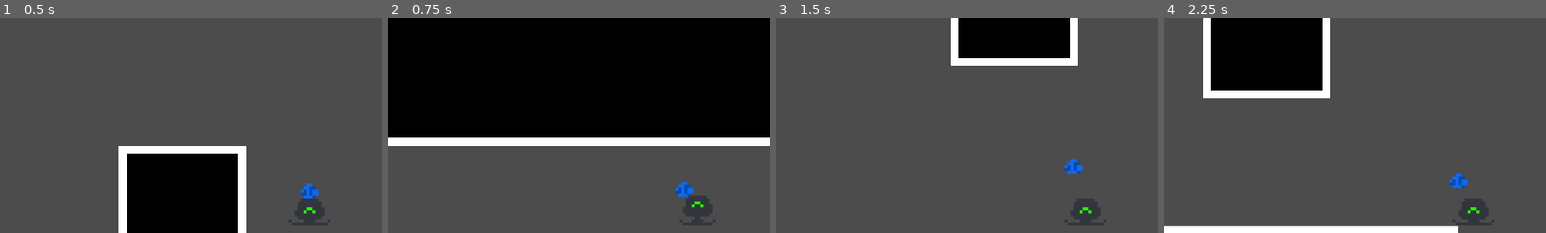
Above: before the commit, frames 1-4 (left to right).
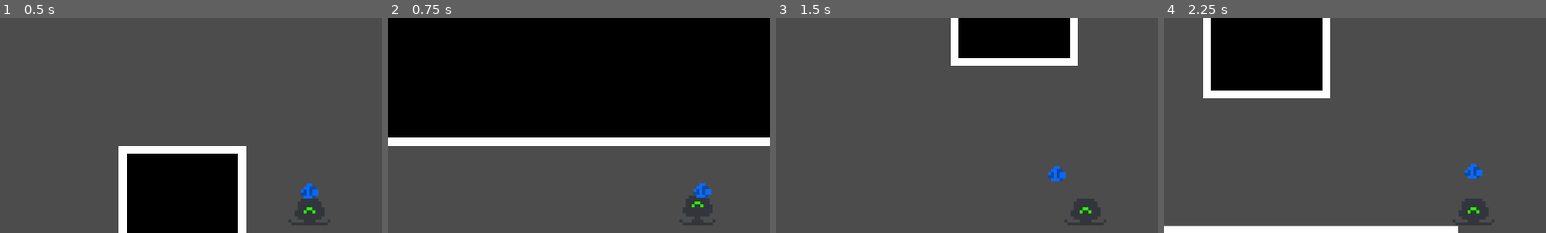
Above: after the commit, the same moments.

Repository: OneTachi/first-summer-jam-2021
Game: Godot game, scene res://World/World.tscn
The game is run twice, just before and just after one commit, with the same random seed, the same clock (stepped at 60 frames per second) and the same inputs.
Inputs (mouse positions are % of the whole screen's width and height, from its top left):
- Up to frame 1 (0.5 s): no input
- Up to frame 2 (0.75 s): tap Enter (ui_accept) at 0.5 s; move the mouse to (72, 45) at 0.52 s; hold Right (ui_right) from 0.53 s (still down); click (72, 45) at 0.67 s
- Up to frame 3 (1.5 s): tap Enter (ui_accept) at 0.77 s; move the mouse to (30, 55) at 1.27 s; release Right (ui_right) at 1.28 s; hold Down (ui_down) from 1.28 s (still down); click (30, 55) at 1.42 s
- Up to frame 4 (2.25 s): tap Enter (ui_accept) at 1.52 s; move the mouse to (60, 28) at 2.02 s; release Down (ui_down) at 2.03 s; hold Right (ui_right) from 2.03 s (still down); click (60, 28) at 2.17 s
The pictures show only the part of the screen within x 7-57%, y 2-52%; the shares and areas given below are measured in that part.

Frame 1 is identical in both runs. In frame 2, 0.5% of the frame differs, in the area x 75-85%, y 76-84%; in frame 3, 0.5%; in frame 4, 0.5%.

Commit message:
update egg throw and add coll

Diff:
--- a/Player/Egg.gd
+++ b/Player/Egg.gd
@@ -3,6 +3,9 @@
 onready var player = $"../Player"
 onready var anim = $AnimationPlayer
 onready var coll_shape = $CollisionShape2D
+
+const MAX_SPEED = 120
+const MIN_SPEED = 60
 
 enum {
 	CARRY,
@@ -12,6 +15,10 @@
 var state = CARRY
 var mouse_position
 var direction = Vector2.ZERO
+var throw_speed
+var min_speed
+var max_speed
+var friction = 1
 
 
 func _physics_process(delta):
@@ -22,8 +29,13 @@
 
 		THROW:
 			var distance = position.distance_to(mouse_position)
-			move_and_slide(direction * 50)
-			if distance < 5 or is_on_wall():
+			move_and_slide(direction * throw_speed)
+			throw_speed = clamp(throw_speed - friction, min_speed, max_speed)
+
+			if distance < 5:
+				min_speed = 0
+				friction = 5
+			if throw_speed == 0 or is_on_wall():
 				state = ON_FLOOR
 
 		ON_FLOOR:
@@ -34,5 +46,9 @@
 		mouse_position = get_global_mouse_position()
 		var egg_position = self.global_position
 		direction = egg_position.direction_to(mouse_position)
+		anim.play("still")
+		throw_speed = MAX_SPEED
+		max_speed = MAX_SPEED
+		min_speed = MIN_SPEED
 		state = THROW
-		anim.play("still")
+		friction = 1
--- a/Player/Egg.tscn
+++ b/Player/Egg.tscn
@@ -38,6 +38,12 @@
 "values": [ Vector2( 0, -6 ) ]
 }
 
+[sub_resource type="CircleShape2D" id=4]
+radius = 3.25677
+
+[sub_resource type="CircleShape2D" id=5]
+radius = 2.86869
+
 [node name="Egg" type="KinematicBody2D"]
 scale = Vector2( 0.75, 0.75 )
 collision_layer = 8
@@ -56,3 +62,17 @@
 [node name="AnimationPlayer" type="AnimationPlayer" parent="."]
 anims/carried = SubResource( 2 )
 anims/still = SubResource( 3 )
+
+[node name="Hitbox" type="Area2D" parent="."]
+collision_layer = 8
+collision_mask = 4
+
+[node name="CollisionShape2D" type="CollisionShape2D" parent="Hitbox"]
+shape = SubResource( 4 )
+
+[node name="Hurtbox" type="Area2D" parent="."]
+collision_layer = 8
+collision_mask = 4
+
+[node name="CollisionShape2D" type="CollisionShape2D" parent="Hurtbox"]
+shape = SubResource( 5 )
Not shown: 1 places in Player/Egg.tscn that only renumber resources
